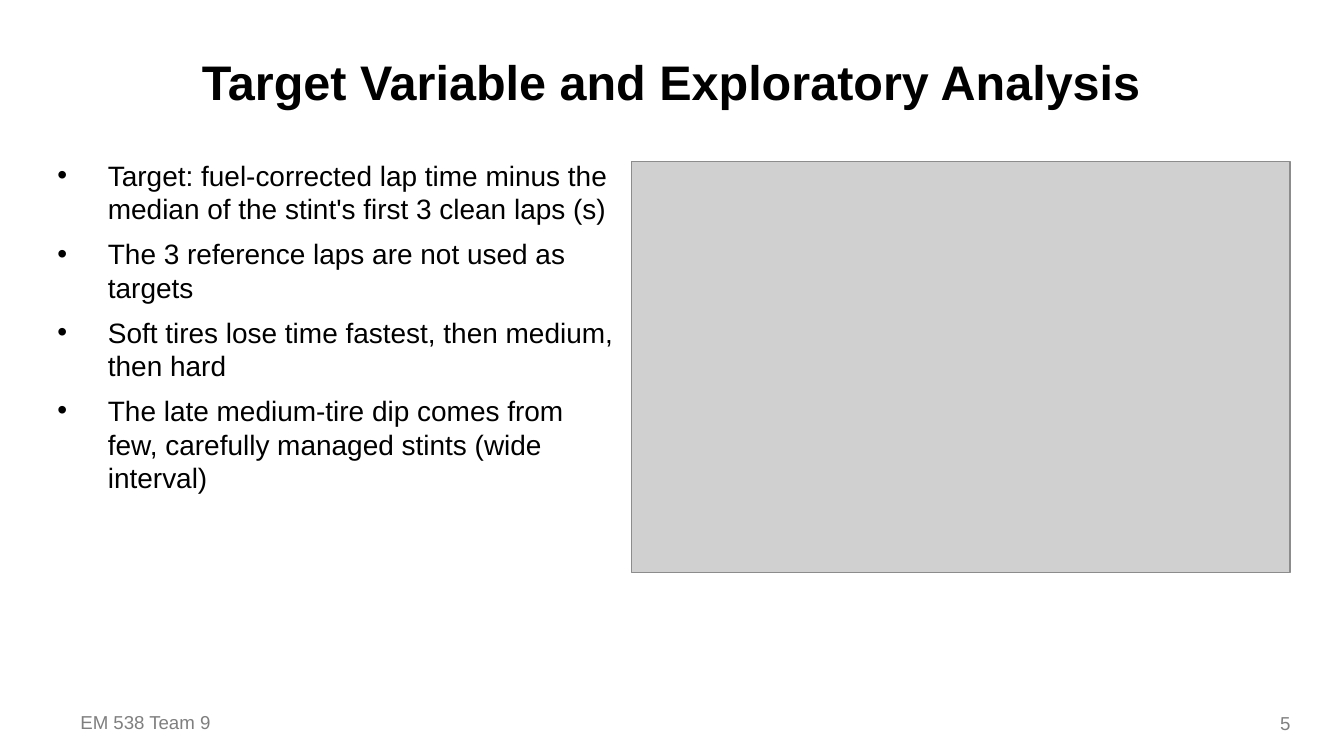
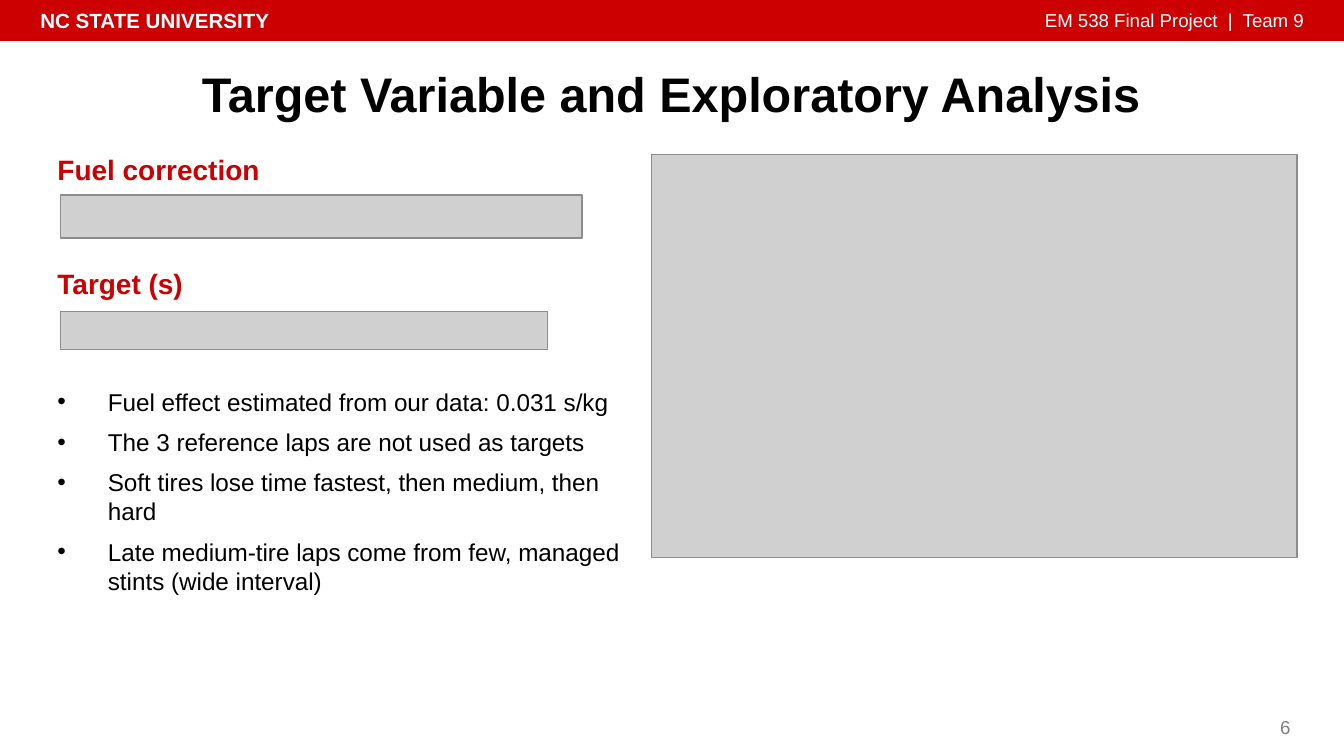
Before and after one commit to isaiahnick/f1-tire-degradation, a slide deck: slide 6 of reports/presentation/PitWall_Final_Presentation.pptx (slide 5 before the commit). Drawn at 1344x756 pixels with LibreOffice and Linux fonts; fonts in the diff are those of the drawing; grey boxes stand for pictures. Boxes give left, top, right and bottom in pixels: in the first picture for what was removed or moved away, otherwise in the second. Text is boxed around its words. In the diff, an @@ line names an element or a change of style, - is before the commit and + after.

```diff
--- a/reports/presentation/PitWall_Final_Presentation.pptx
+++ b/reports/presentation/PitWall_Final_Presentation.pptx
@@ rectangle added at (0, 0, 1344, 40), fill #CC0000, outline #CC0000 1 pt @@
@@ text added at (40, 13, 269, 29), 11 pt, text #FFFFFF, bold @@
+NC STATE UNIVERSITY
@@ text at (1045, 13, 1303, 31): text changed; text colour #7F7F7F to #FFFFFF @@
-EM 538 Team 9
+EM 538 Final Project | Team 9
@@ title "Target Variable and Exploratory Analysis": place and size @@
-title "Target Variable and Exploratory Analysis" at (202, 65, 1140, 109)
+title "Target Variable and Exploratory Analysis" at (202, 77, 1140, 121)
@@ text added at (57, 159, 260, 181), 15 pt, text #CC0000, bold @@
+Fuel correction
@@ picture: place and size @@
-picture at (632, 161, 1290, 573)
+picture at (652, 155, 1297, 558)
@@ picture added at (60, 195, 582, 238) @@
@@ text added at (57, 273, 183, 299), 15 pt, text #CC0000, bold @@
+Target (s)
@@ picture added at (60, 312, 548, 349) @@
@@ text "Fuel effect estimated from our ...": place and size @@
-text "Fuel effect estimated from our ..." at (108, 165, 613, 493)
+text "Fuel effect estimated from our ..." at (108, 393, 619, 595)
@@ text at (108, 393, 608, 416): text changed; size 15 to 13 pt @@
-• Target: fuel-corrected lap time minus the median of the stint's first 3 clean laps (s)
+• Fuel effect estimated from our data: 0.031 s/kg
@@ text at (108, 433, 599, 521): size 15 to 13 pt in "The 3 reference laps are not used ...", "Soft tires lose time fastest, then medium, ..." @@
@@ text at (108, 543, 619, 595): text changed; size 15 to 13 pt @@
-• The late medium-tire dip comes from few, carefully managed stints (wide interval)
+• Late medium-tire laps come from few, managed stints (wide interval)
@@ page number removed at (1280, 717, 1290, 730) @@
-5
@@ page number added at (1280, 721, 1290, 734), 10 pt, text #7F7F7F @@
+6
```
Also in this commit, not shown: 17 other slides changed, 1 slide added, 9 other files.
